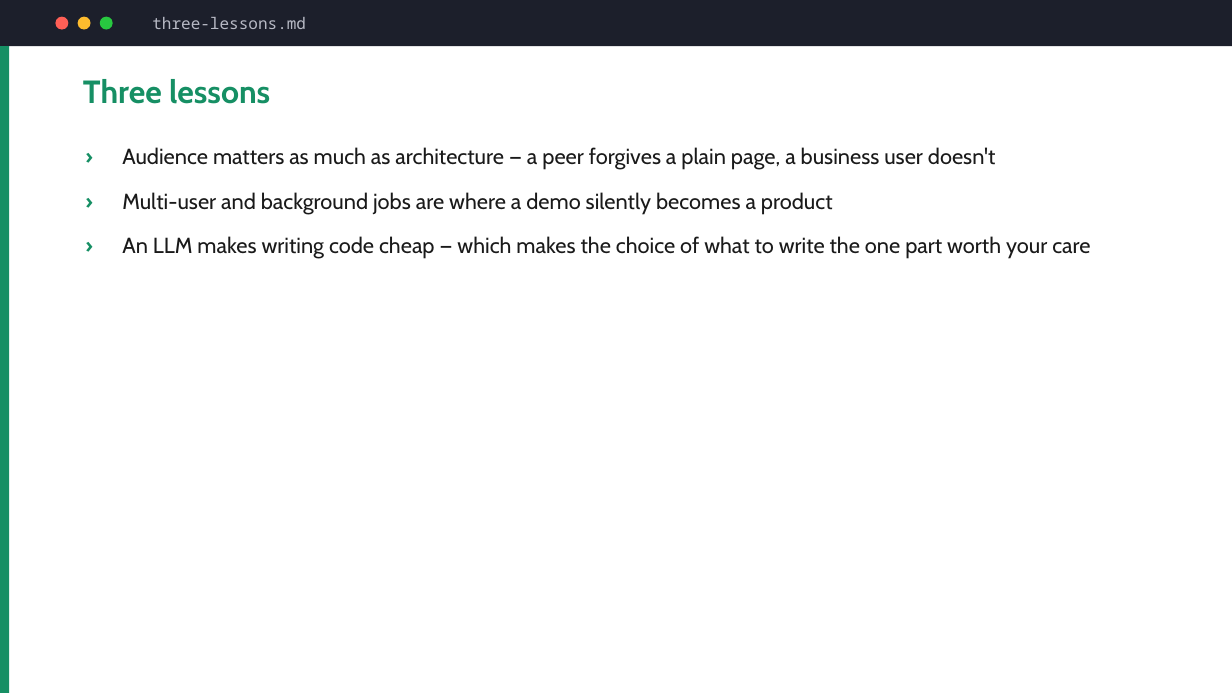
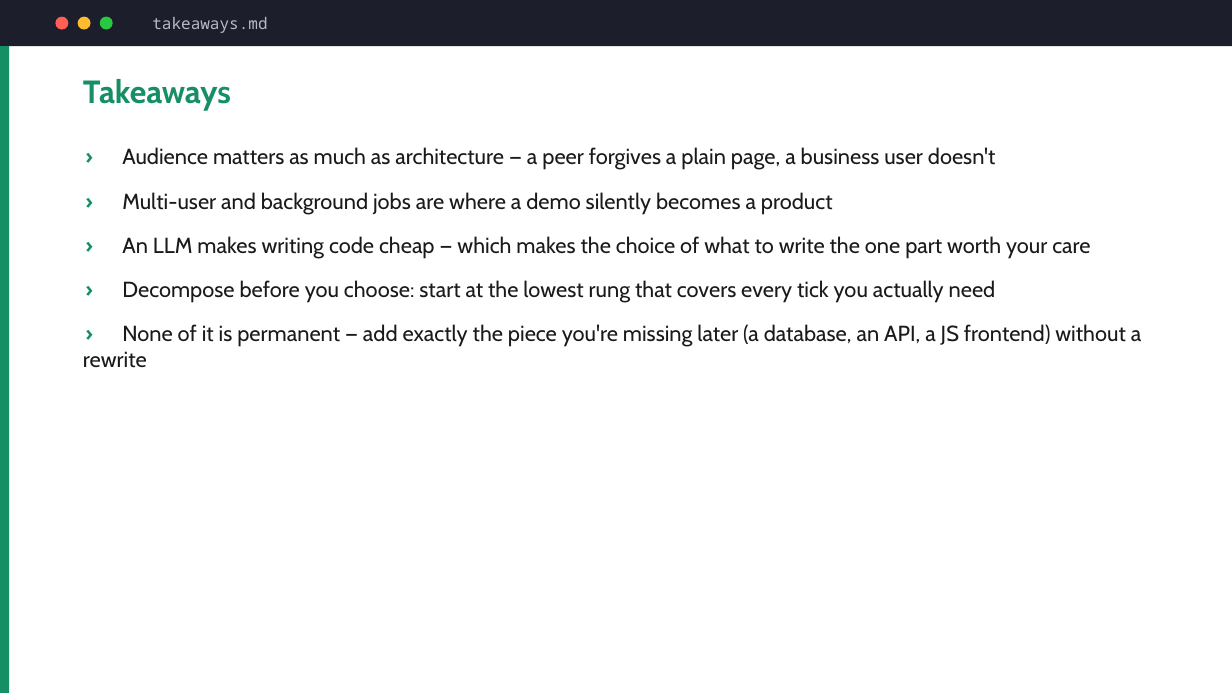
Before and after one commit to hovinh/web-development-learning-lab, a slide deck: slide 39 of blog/web-dev-for-data-people/slides/web-dev-for-data-people-slides.pptx (slide 33 before the commit). Drawn at 1232x693 pixels with LibreOffice and Linux fonts; fonts in the diff are those of the drawing. Boxes give left, top, right and bottom in pixels: in the first picture for what was removed or moved away, otherwise in the second. Text is boxed around its words. In the diff, an @@ line names an element or a change of style, - is before the commit and + after.

```diff
--- a/blog/web-dev-for-data-people/slides/web-dev-for-data-people-slides.pptx
+++ b/blog/web-dev-for-data-people/slides/web-dev-for-data-people-slides.pptx
@@ text at box(152, 17, 267, 33): text changed @@
-three-lessons.md
+takeaways.md
@@ text at box(83, 79, 231, 110): text changed @@
-Three lessons
+Takeaways
@@ text at box(83, 280, 1141, 368): paragraphs added @@
+› Decompose before you choose: start at the lowest rung that covers every tick you actually need
+› None of it is permanent — add exactly the piece you're missing later (a database, an API, a JS frontend) without a rewrite
```
Also in this commit, not shown: 12 other slides changed, 8 slides added, 6 other files.
